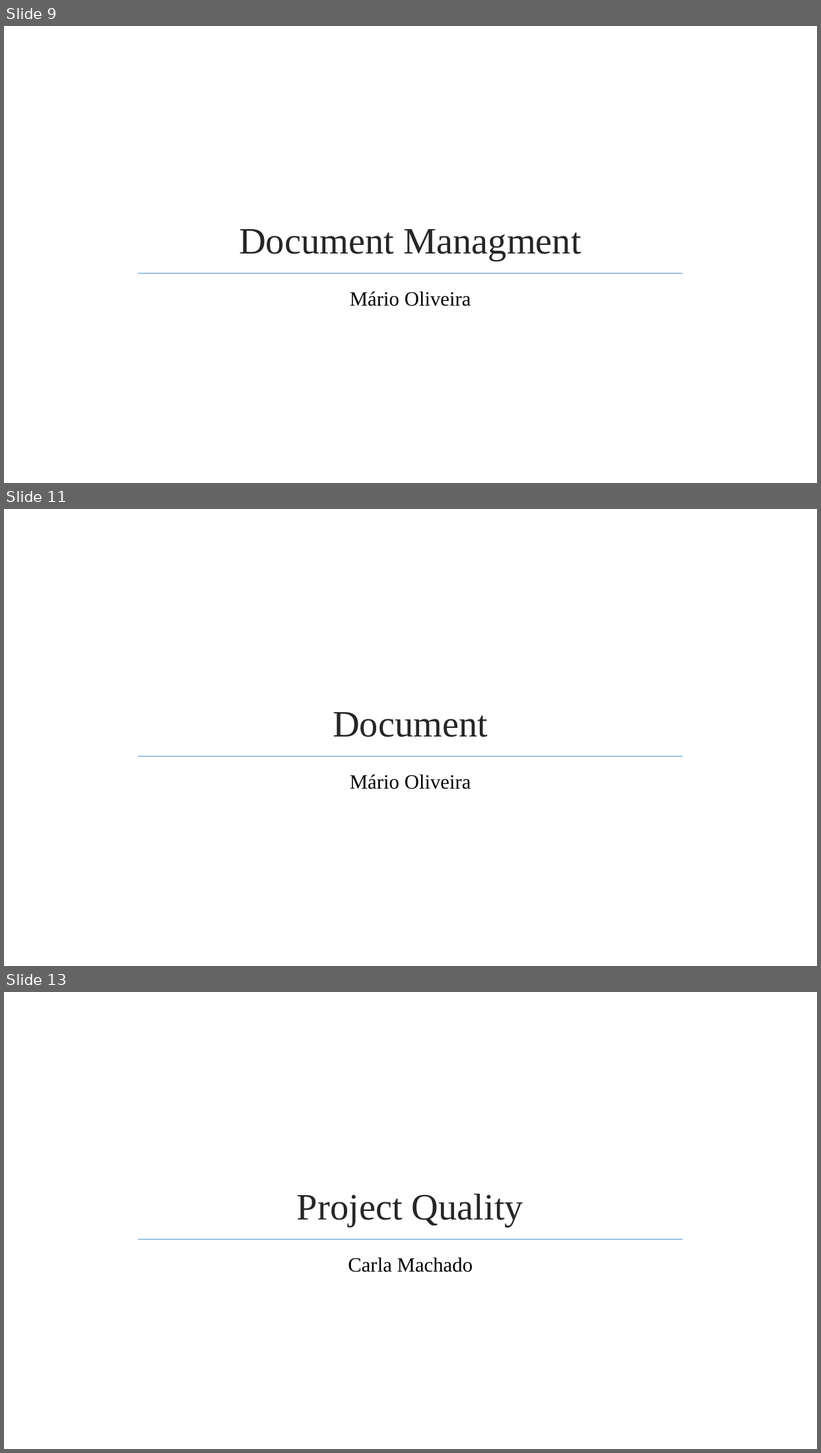
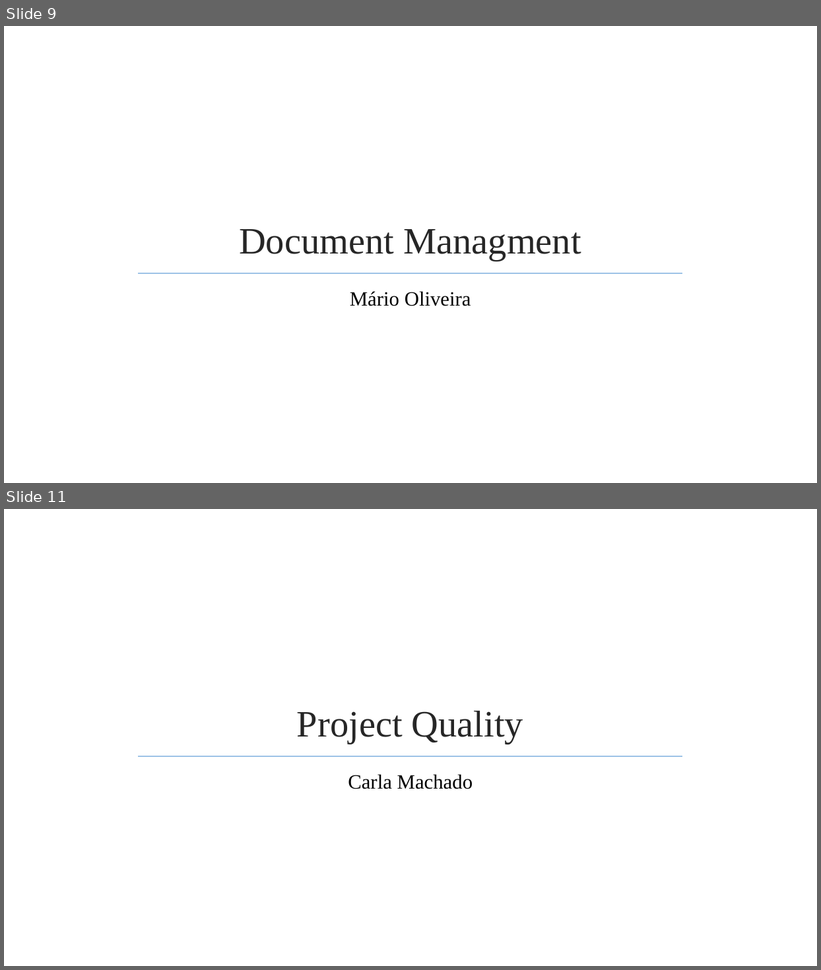
Before and after one commit to jmgirao/projetosoftware1213, a slide deck: Final Presentation/Presentation.pptx. Shown one above the other, each under a label of ours: slides 9, 11 and 13 before the commit, slides 9 and 11 after it; the slides between them are not shown. The pictures are 821x1453 and 821x970 pixels, drawn with LibreOffice and Linux fonts; fonts in the diff are those of the drawing; background and template pictures are left out. Boxes give left, top, right and bottom in pixels: in the first picture for what was removed or moved away, otherwise in the second. Text is boxed around its words. In the diff, an @@ line names an element or a change of style, - is before the commit and + after.

```diff
--- a/Final Presentation/Presentation.pptx
+++ b/Final Presentation/Presentation.pptx
@@ slide 11 removed at (4,509,817,966), background picture (left out); not listed: 1 template element that a slide beside it also shows @@
@@ title removed at (333,712,488,737) @@
-Document
@@ text removed at (350,774,471,789) @@
-Mário Oliveira
@@ what was slide 13 is now slide 11 @@
```
Also in this commit, not shown: 1 slide added.
